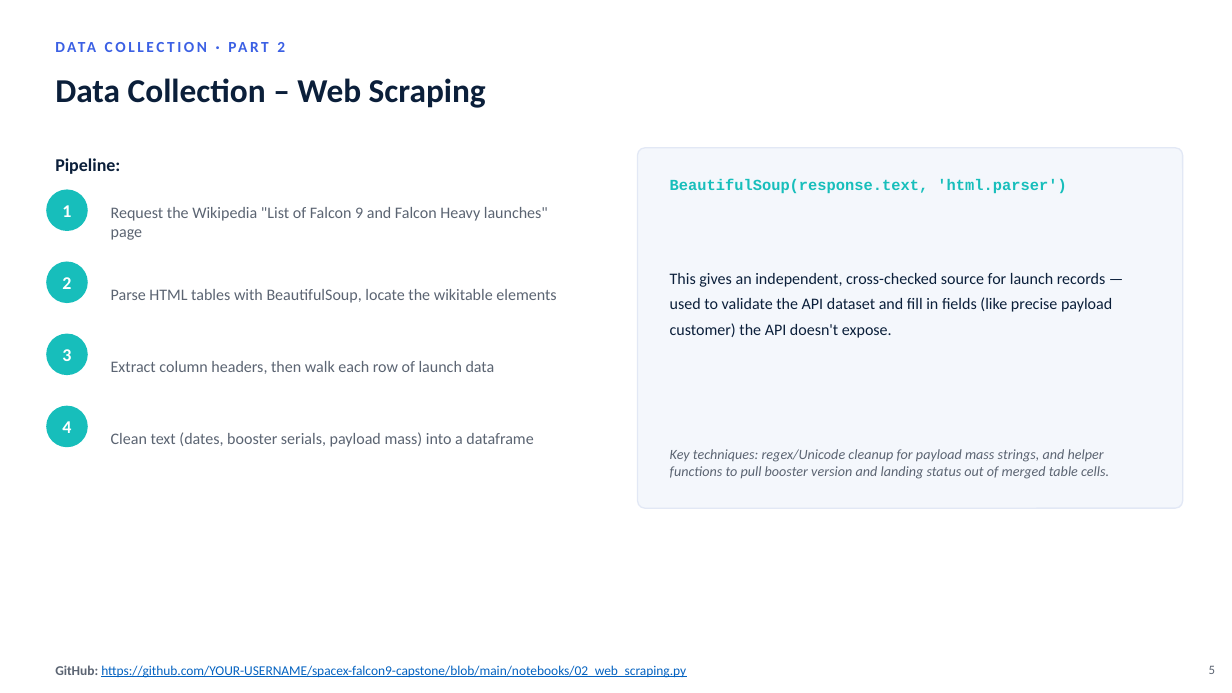
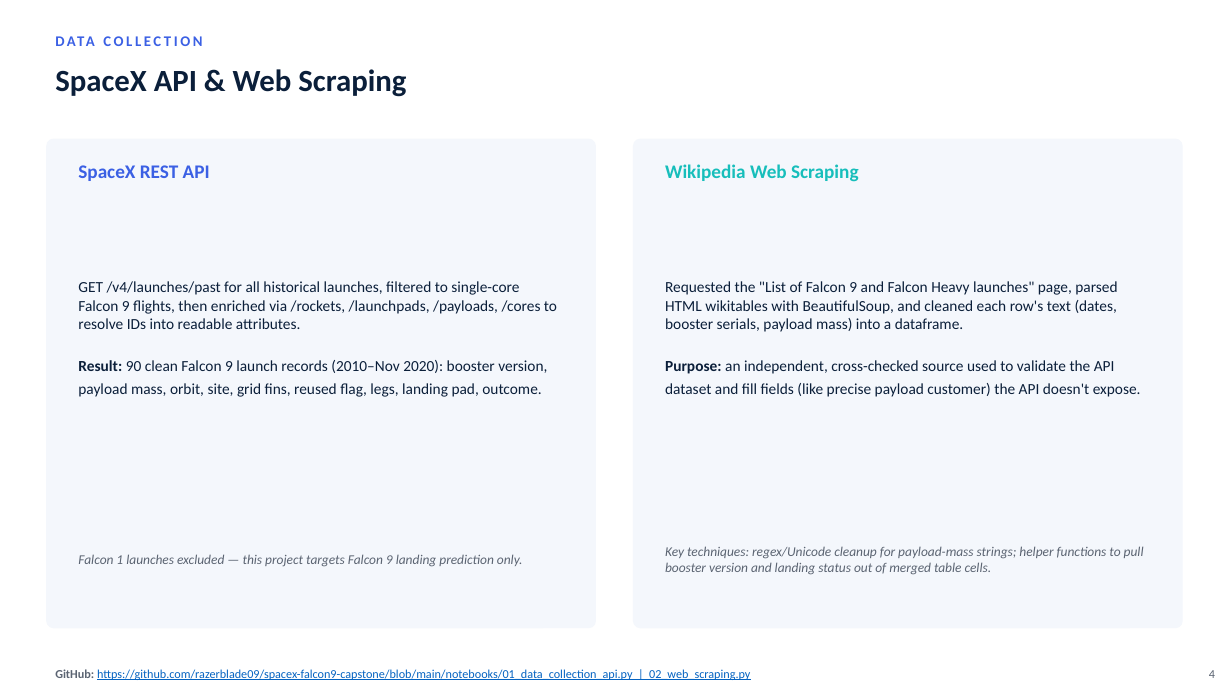
Before and after one commit to razerblade09/spacex-falcon9-capstone, a slide deck: slide 4 of Data_Science_Capstone_Presentation.pptx (slide 5 before the commit). Drawn at 1232x693 pixels with LibreOffice and Linux fonts; fonts in the diff are those of the drawing. Boxes give left, top, right and bottom in pixels: in the first picture for what was removed or moved away, otherwise in the second. Text is boxed around its words. In the diff, an @@ line names an element or a change of style, - is before the commit and + after.

```diff
--- a/Data_Science_Capstone_Presentation.pptx
+++ b/Data_Science_Capstone_Presentation.pptx
@@ text at (55, 78, 266, 103): text changed; size 12 to 11.5 pt @@
-DATA COLLECTION · PART 2
+DATA COLLECTION
@@ text at (55, 69, 406, 97): text changed; size 26 to 24 pt @@
-Data Collection – Web Scraping
+SpaceX API & Web Scraping
@@ rounded rectangle added at (46, 139, 596, 628), fill #F4F7FC @@
@@ rounded rectangle: place and size @@
-rounded rectangle at (638, 148, 1183, 508)
+rounded rectangle at (633, 139, 1183, 628)
@@ rounded rectangle at (633, 139, 1183, 628): outline #E2E8F5 1 pt to none; proportions changed @@
@@ text removed at (55, 158, 120, 174) @@
-Pipeline:
@@ text added at (78, 165, 210, 181), 15 pt, text #3B60E4, bold @@
+SpaceX REST API
@@ text added at (665, 164, 859, 182), 15 pt, text #17BEBB, bold @@
+Wikipedia Web Scraping
@@ text removed at (670, 179, 1066, 194) @@
-BeautifulSoup(response.text, 'html.parser')
@@ rounded rectangle removed at (46, 189, 88, 231) @@
@@ text removed at (62, 205, 71, 217) @@
-1
@@ text removed at (111, 207, 548, 240) @@
-Request the Wikipedia "List of Falcon 9 and Falcon Heavy launches" page
@@ rounded rectangle removed at (46, 262, 88, 303) @@
@@ text removed at (62, 277, 71, 289) @@
-2
@@ text added at (78, 281, 557, 397), 12 pt, text #0B1F3A @@
+GET /v4/launches/past for all historical launches, filtered to single-core Falcon 9 flights, then enriched via /rockets, /launchpads, /payloads, /cores to resolve IDs into readable attributes.
+Result: 90 clean Falcon 9 launch records (2010–Nov 2020): booster version, payload mass, orbit, site, grid fins, reused flag, legs, landing pad, outcome.
@@ text removed at (111, 289, 556, 303) @@
-Parse HTML tables with BeautifulSoup, locate the wikitable elements
@@ text at (665, 281, 1141, 397): text changed; size 12.5 to 12 pt @@
-This gives an independent, cross-checked source for launch records — used to validate the API dataset and fill in fields (like precise payload customer) the API doesn't expose.
+Requested the "List of Falcon 9 and Falcon Heavy launches" page, parsed HTML wikitables with BeautifulSoup, and cleaned each row's text (dates, booster serials, payload mass) into a dataframe.
+Purpose: an independent, cross-checked source used to validate the API dataset and fill fields (like precise payload customer) the API doesn't expose.
@@ rounded rectangle removed at (46, 334, 88, 375) @@
@@ text removed at (62, 349, 71, 361) @@
-3
@@ text removed at (111, 361, 495, 374) @@
-Extract column headers, then walk each row of launch data
@@ rounded rectangle removed at (46, 406, 88, 447) @@
@@ text removed at (111, 432, 533, 447) @@
-Clean text (dates, booster serials, payload mass) into a dataframe
@@ text added at (78, 554, 523, 567), 10.5 pt, text #5B6472, italic @@
+Falcon 1 launches excluded — this project targets Falcon 9 landing prediction only.
@@ text at (665, 546, 1144, 575): text changed; size 11 to 10.5 pt @@
-Key techniques: regex/Unicode cleanup for payload mass strings, and helper functions to pull booster version and landing status out of merged table cells.
+Key techniques: regex/Unicode cleanup for payload-mass strings; helper functions to pull booster version and landing status out of merged table cells.
@@ text at (55, 669, 750, 680): text changed; size 10.5 to 9.5 pt @@
-GitHub: https://github.com/YOUR-USERNAME/spacex-falcon9-capstone/blob/main/notebooks/02_web_scraping.py
+GitHub: https://github.com/razerblade09/spacex-falcon9-capstone/blob/main/notebooks/01_data_collection_api.py | 02_web_scraping.py
@@ text "4": place and size @@
-text "4" at (62, 421, 71, 433)
+text "4" at (1209, 670, 1215, 678)
@@ text "4" at (1209, 670, 1215, 678): size 14 to 9.5 pt, text colour #FFFFFF to #5B6472, bold off; alignment centre to right @@
@@ text removed at (1209, 666, 1215, 674) @@
-5
```
Also in this commit, not shown: 11 other slides changed, 7 slides removed, 1 other file.
